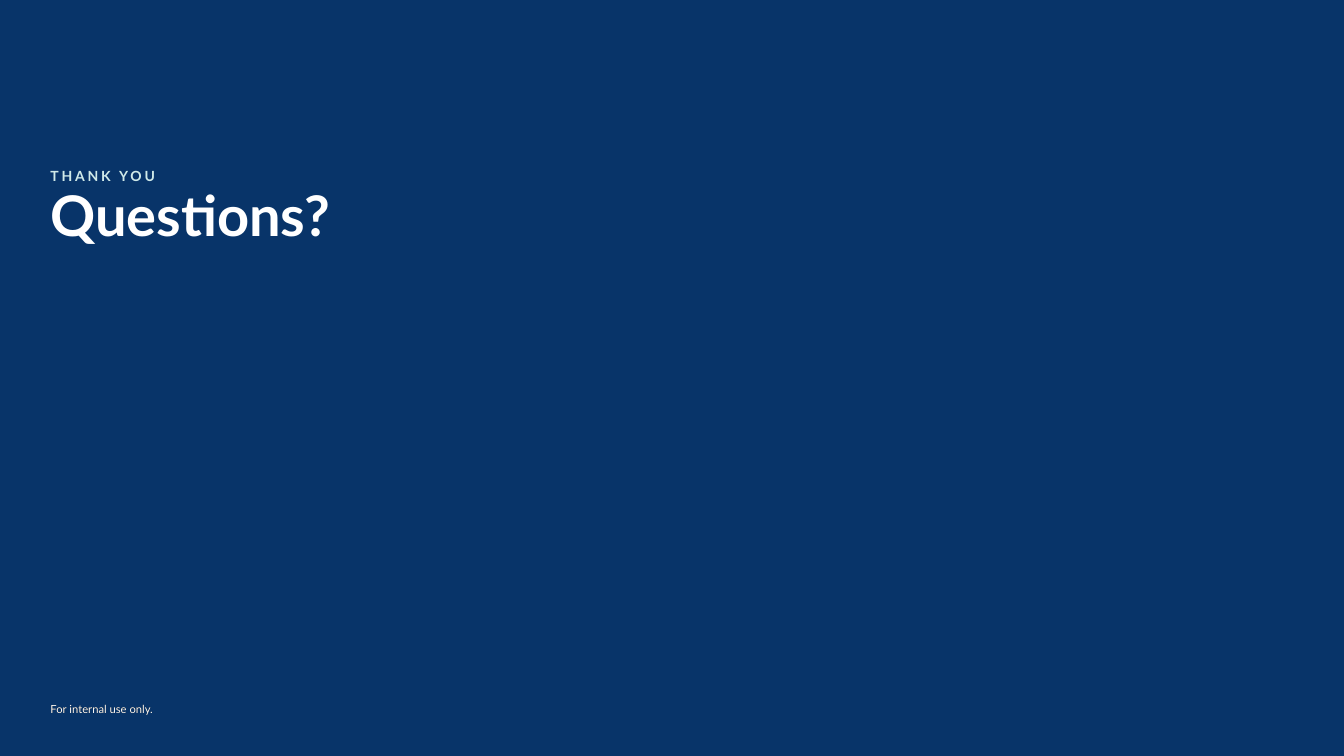
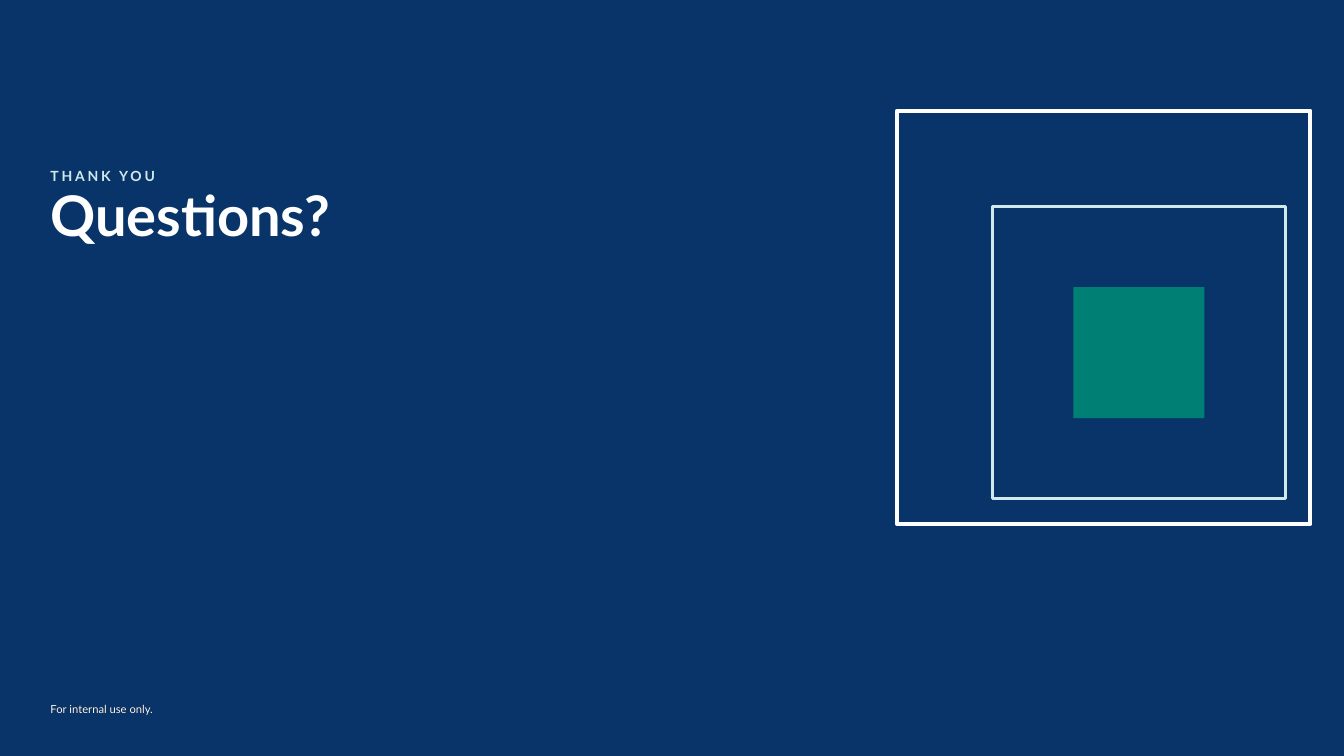
Before and after one commit to cheesin30/decisionframework, a slide deck: slide 8 of outputs/LTI_Learning_Experience_Capital_Learning.pptx. Drawn at 1344x756 pixels with LibreOffice and Linux fonts; fonts in the diff are those of the drawing. Boxes give left, top, right and bottom in pixels: in the first picture for what was removed or moved away, otherwise in the second. Text is boxed around its words. In the diff, an @@ line names an element or a change of style, - is before the commit and + after.

```diff
--- a/outputs/LTI_Learning_Experience_Capital_Learning.pptx
+++ b/outputs/LTI_Learning_Experience_Capital_Learning.pptx
@@ rectangle added at <box>897,111,1311,524</box>, outline #FFFFFF 3 pt @@
@@ rectangle added at <box>993,207,1286,499</box>, outline #D0EAE9 2 pt @@
@@ rectangle added at <box>1074,287,1205,418</box>, fill #008074 @@
```
Also in this commit, not shown: 6 other slides changed.
